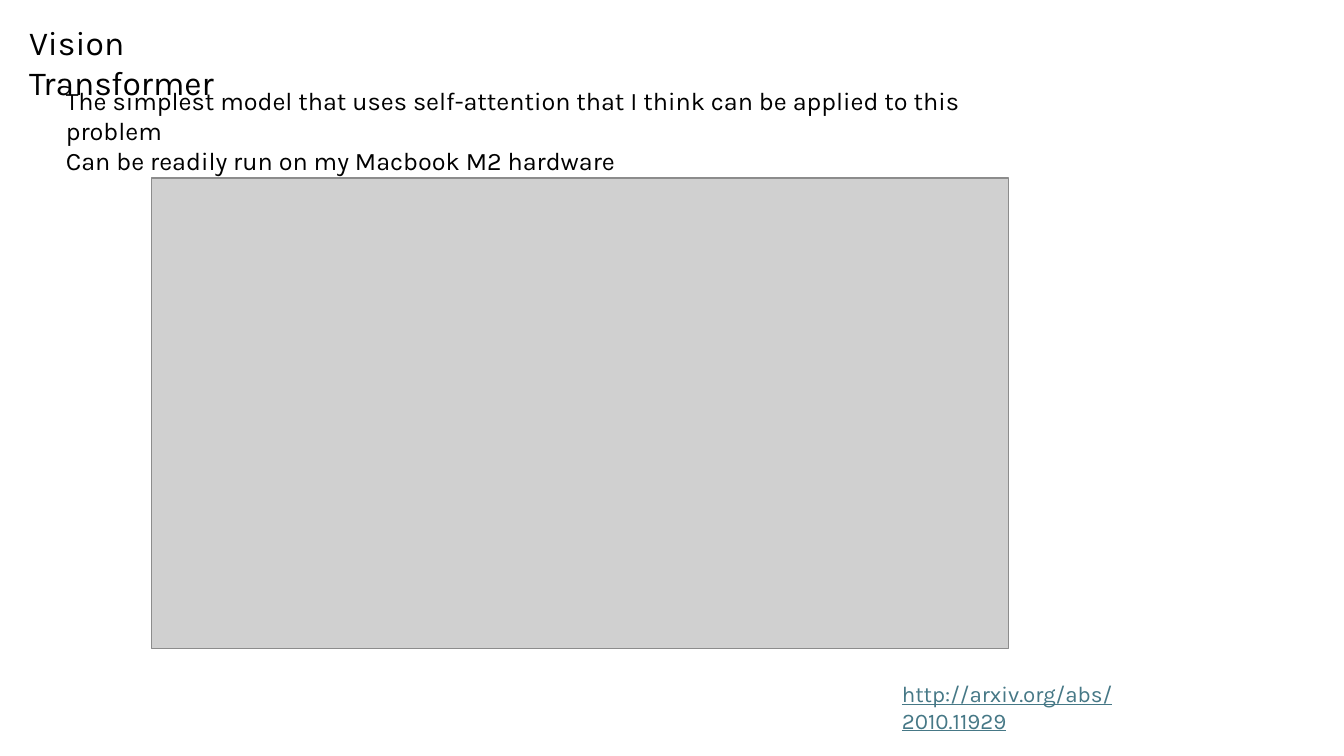
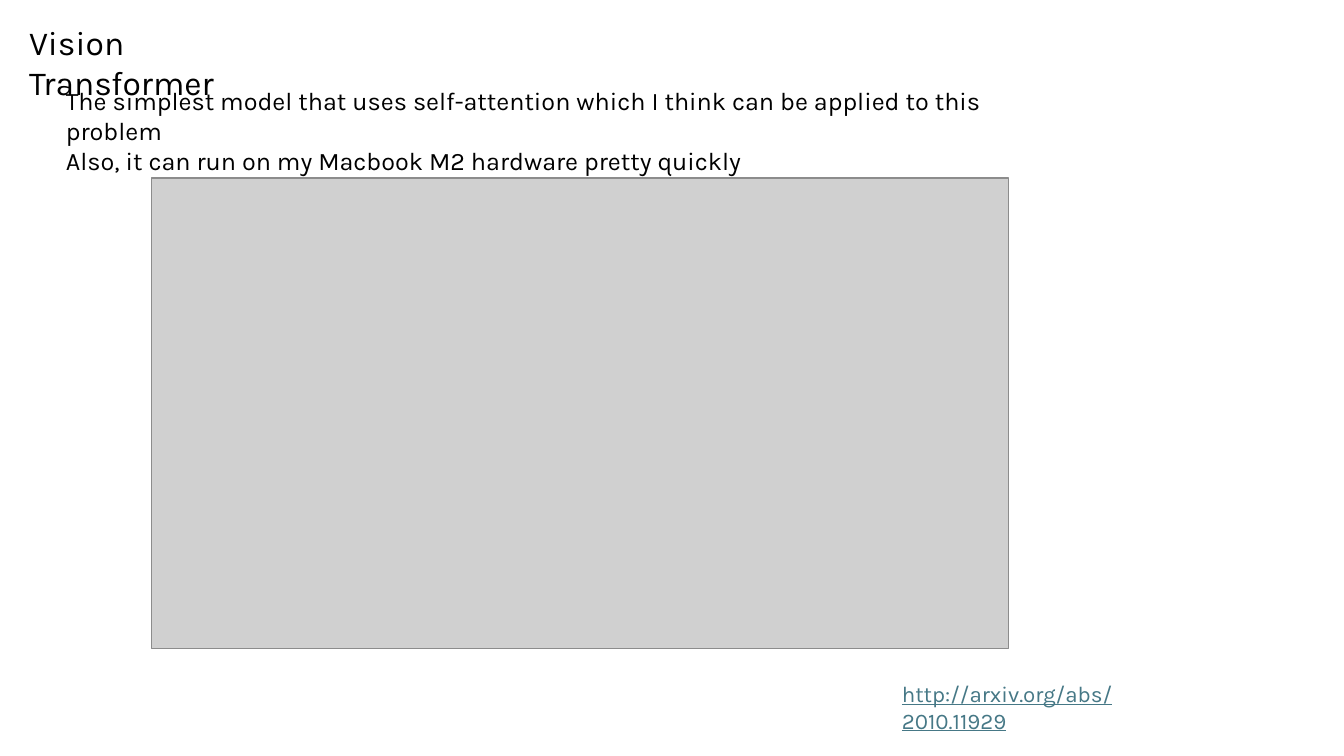
Before and after one commit to planaria158/BERT-antibody-antigen-binding-energy, a slide deck: slide 7 of Homework-aAlphaBio.pptx. Drawn at 1344x756 pixels with LibreOffice and Linux fonts; fonts in the diff are those of the drawing; grey boxes stand for pictures. Boxes give left, top, right and bottom in pixels: in the first picture for what was removed or moved away, otherwise in the second. Text is boxed around its words. In the diff, an @@ line names an element or a change of style, - is before the commit and + after.

```diff
--- a/Homework-aAlphaBio.pptx
+++ b/Homework-aAlphaBio.pptx
@@ text at (66, 87, 980, 177): text changed @@
-The simplest model that uses self-attention that I think can be applied to this problem
-Can be readily run on my Macbook M2 hardware
+The simplest model that uses self-attention which I think can be applied to this problem
+Also, it can run on my Macbook M2 hardware pretty quickly
```
Also in this commit, not shown: 2 other slides changed, 2 slides added, 4 other files.
